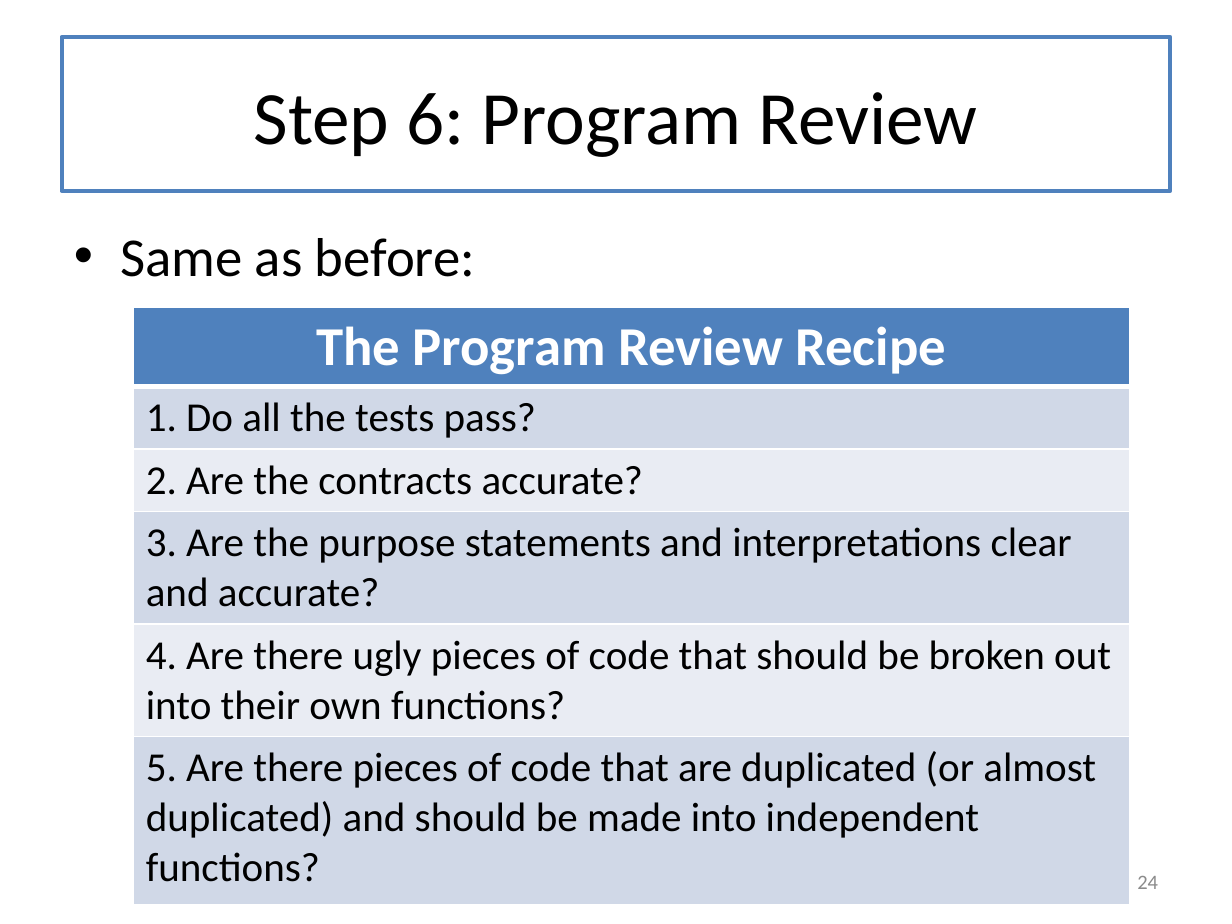
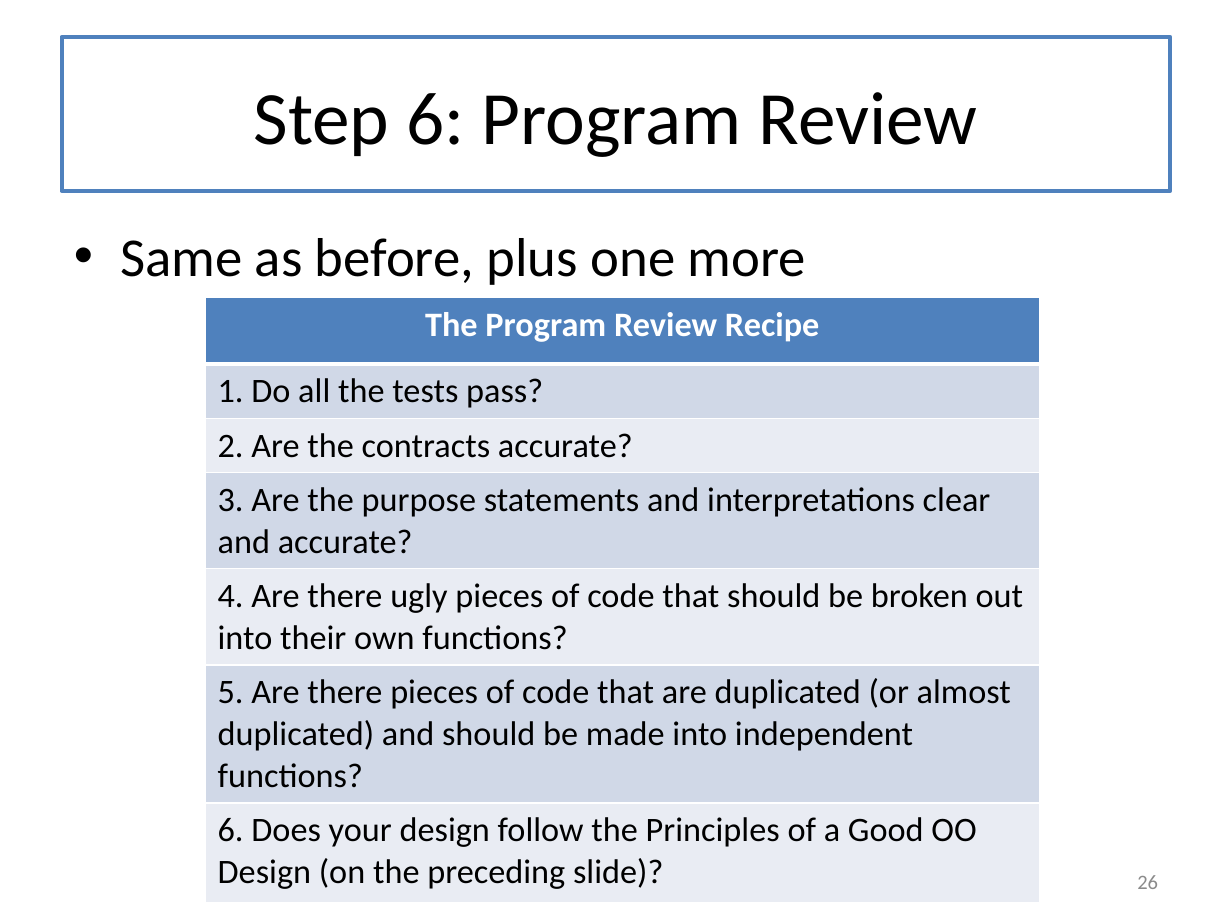
Before and after one commit to mwand/cs5010f16, a slide deck: slide 26 of Slides/Lesson 9.5 The Design Recipe Using Classes.pptx (slide 24 before the commit). Drawn at 1232x924 pixels with LibreOffice and Linux fonts; fonts in the diff are those of the drawing. Boxes give left, top, right and bottom in pixels: in the first picture for what was removed or moved away, otherwise in the second. Text is boxed around its words. In the diff, an @@ line names an element or a change of style, - is before the commit and + after.

```diff
--- a/Slides/Lesson 9.5 The Design Recipe Using Classes.pptx
+++ b/Slides/Lesson 9.5 The Design Recipe Using Classes.pptx
@@ text at (120,238,806,285): text changed @@
-• Same as before:
+• Same as before, plus one more
@@ table at (206,298,1040,896) @@
+row 7: 6. Does your design follow the Principles of a Good OO Design (on the preceding slide)?
@@ table: place and size @@
-table at (133,307,1129,898)
+table at (206,298,1040,896)
@@ page number at (1137,875,1158,889): text changed @@
-24
+26
```
Also in this commit, not shown: 11 other slides changed, 2 slides added, 8 other files.
